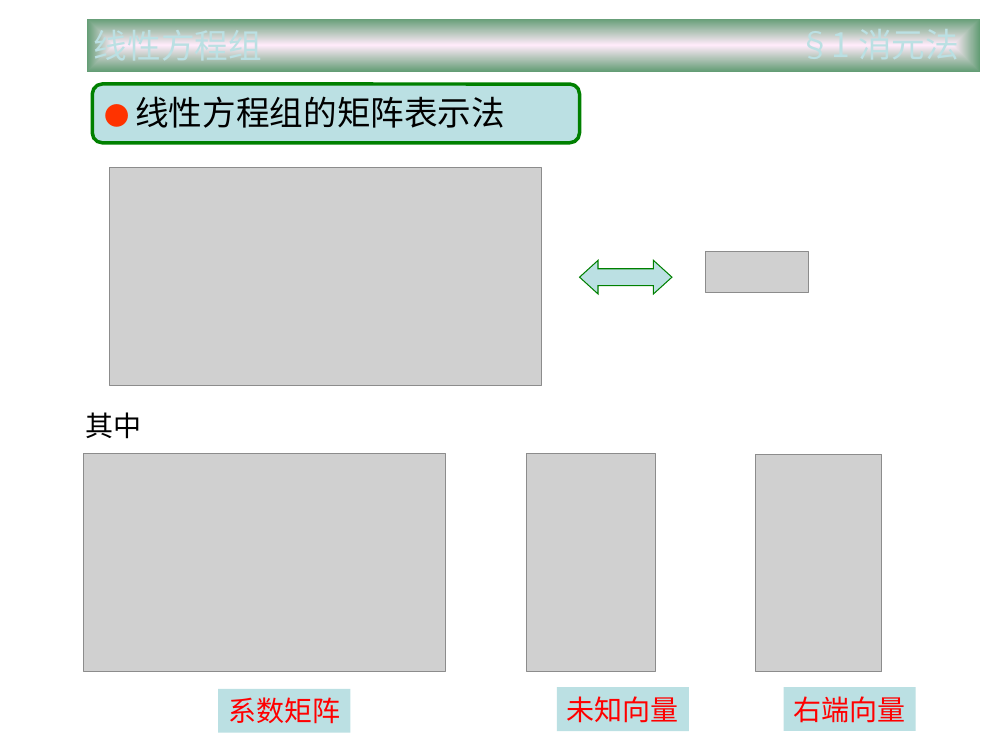
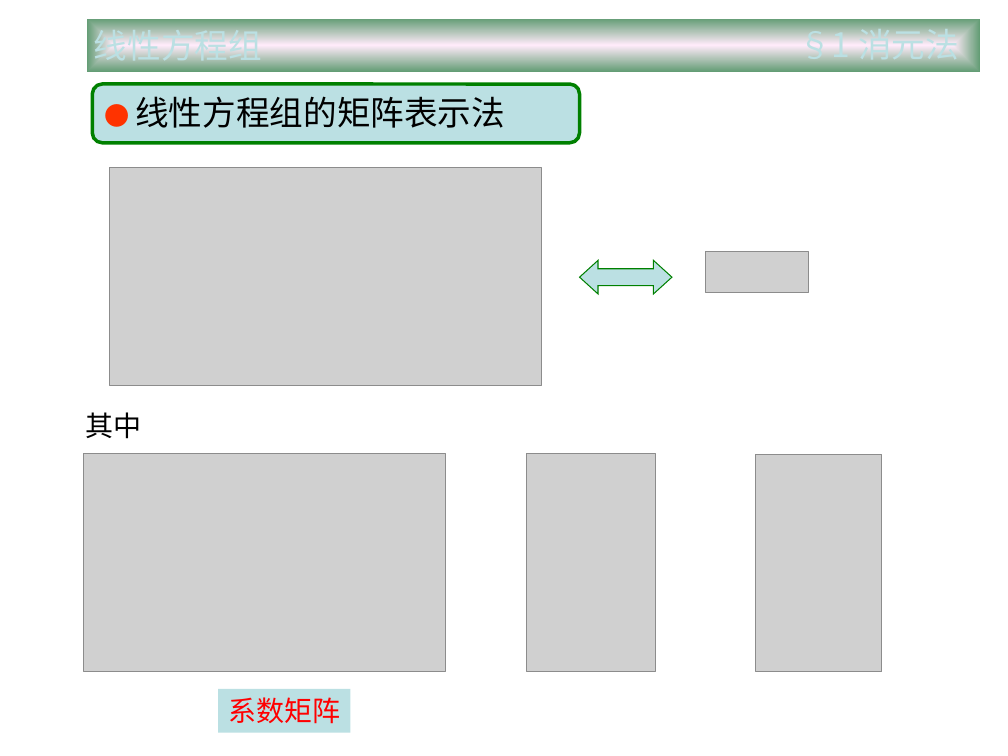
Before and after one commit to zhangbiaomath/zhangbiaomath.github.io, a slide deck: slide 5 of teaching/gaodai/课件/第3章-线性方程组.ppt (slide 4 before the commit). Drawn at 1008x756 pixels with LibreOffice and Linux fonts; fonts in the diff are those of the drawing; grey boxes stand for pictures. Boxes give left, top, right and bottom in pixels: in the first picture for what was removed or moved away, otherwise in the second. Text is boxed around its words. In the diff, an @@ line names an element or a change of style, - is before the commit and + after.

```diff
--- a/teaching/gaodai/课件/第3章-线性方程组.ppt
+++ b/teaching/gaodai/课件/第3章-线性方程组.ppt
@@ rectangle removed at (x1=556, y1=687, x2=688, y2=732) @@
-未知向量
@@ rectangle removed at (x1=783, y1=687, x2=915, y2=732) @@
-右端向量
```
Also in this commit, not shown: 3 other slides changed, 2 slides added, 2 slides removed, 16 other files.
